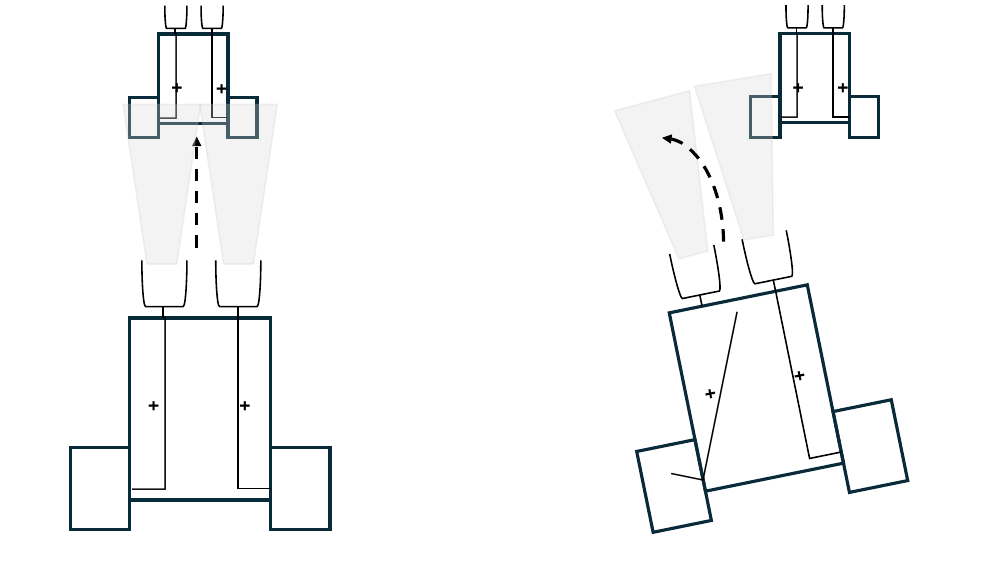
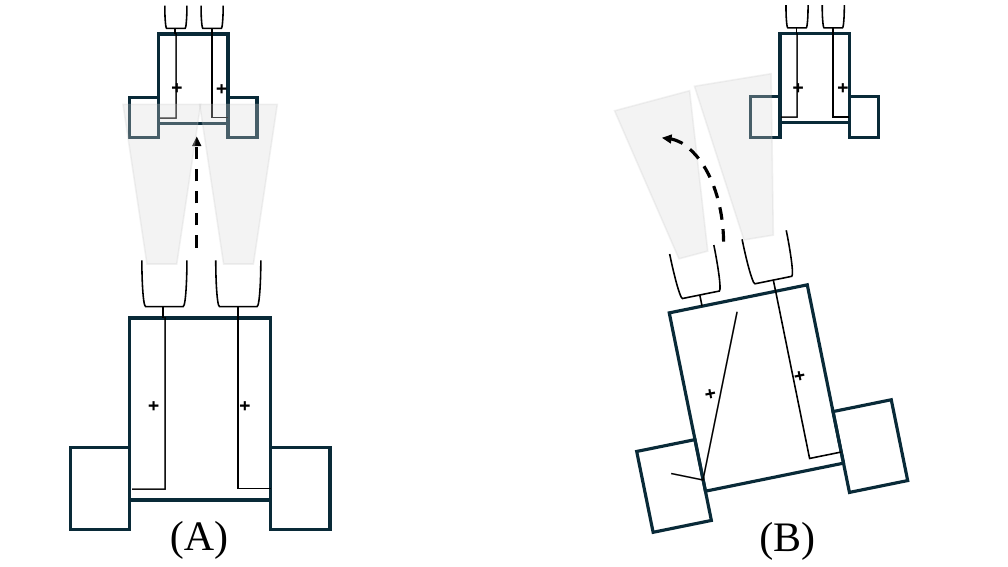
Before and after one commit to dtbenton/ResearchHandbookOnExperimentalDevelopmentalPsychology, a slide deck: slide 1 of vehicleSchematic.pptx. Drawn at 1008x567 pixels with LibreOffice and Linux fonts; fonts in the diff are those of the drawing. Boxes give left, top, right and bottom in pixels: in the first picture for what was removed or moved away, otherwise in the second. Text is boxed around its words. In the diff, an @@ line names an element or a change of style, - is before the commit and + after.

```diff
--- a/vehicleSchematic.pptx
+++ b/vehicleSchematic.pptx
@@ text added at <box>170,521,228,558</box>, 40 pt, text #000000 @@
+(A)
@@ text added at <box>759,522,815,559</box>, 40 pt, text #000000 @@
+(B)
```
Also in this commit, not shown: 2 other files.
